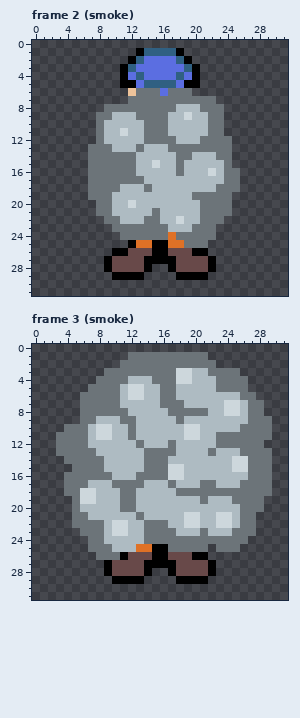
Pixel-art file -- Assets/Art/smoke.aseprite. That is the earlier state.
32x32 pixels, 9 frames. Shown: frame 2 (smoke), frame 3 (smoke). The commit also changed other frames, which this record leaves out.
Now the later version:
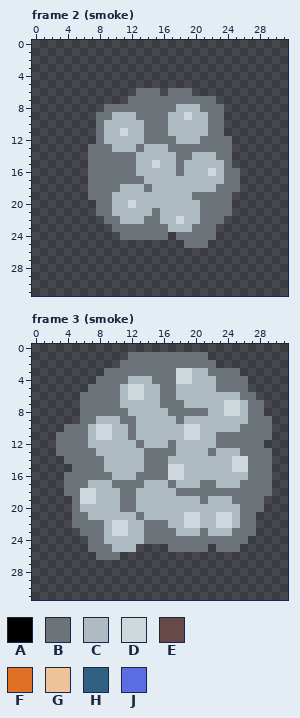
Palette (. is transparent): A #000000  B #6c7479  C #aebbc2  D #cdd7dc  E #684949  F #df7126  G #eec39a  H #306082  J #5b6ee1
What changed:
layer "Layer 1" removed
Frame 2 (smoke):
The edit erases colour A in row 1 at x 13 and 18; in row 2 at x 12 and 19; in rows 3 to 4 at x 11 and 20; in row 5 at x 11 to 12 and 19 to 20; in row 25 at x 12 and 15 to 16; in row 26 at x 10 to 11, 15 to 16 and 20 to 21.
The edit erases colour A in row 27 at x 9, 14 to 17 and 22; in row 28 at x 9, 14, 17 and 22; in row 29 at x 10 to 13 and 18 to 21.
The edit erases colour E in row 26 at x 12 to 14 and 17 to 19; in rows 27 to 28 at x 10 to 13 and 18 to 21.
The edit erases colour F in row 24 at x 17; in row 25 at x 13 to 14 and 17 to 18.
The edit erases colour G in row 6 at x 12.
The edit erases colour H in row 1 at x 14 to 17; in row 2 at x 13 and 18; in row 3 at x 12 and 19; in row 4 at x 13 and 18; in row 5 at x 14 to 17.
The edit erases colour J in row 2 at x 14 to 17; in row 3 at x 13 to 18; in row 4 at x 12, 14 to 17 and 19; in row 5 at x 13 and 18; in row 6 at x 16.
Frame 3 (smoke):
The edit erases colour A in row 25 at x 15 to 16; in row 26 at x 11, 15 to 16 and 20 to 21; in row 27 at x 9, 14 to 17 and 22; in row 28 at x 9, 14, 17 and 22; in row 29 at x 10 to 13 and 18 to 21.
The edit erases colour E in row 26 at x 12 to 14 and 17 to 19; in rows 27 to 28 at x 10 to 13 and 18 to 21.
The edit erases colour F in row 25 at x 13 to 14.
Boxes around the changes in both pictures, in picture pixels (x1, y1, x2, y2):
erased: (120, 48, 200, 96)
erased: (104, 232, 216, 280)
erased: (104, 544, 216, 584)
